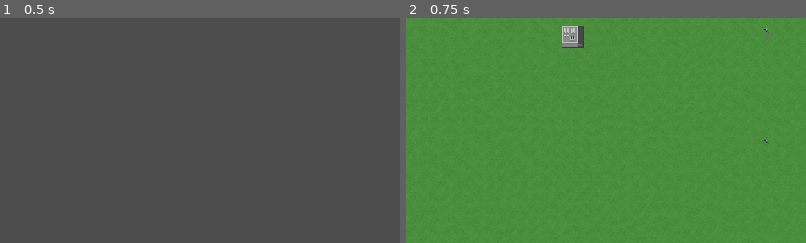
Above: before the commit, frames 1-2 (left to right).
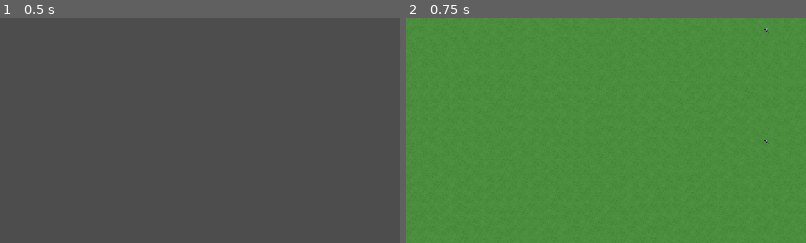
Above: after the commit, the same moments.

Repository: wssuomi/pirate-jam-14
Game: Godot game, scene res://scenes/main_menu.tscn
The game is run twice, just before and just after one commit, with the same random seed, the same clock (stepped at 60 frames per second) and the same inputs.
Inputs:
- Up to frame 1 (0.5 s): no input
- Up to frame 2 (0.75 s): click "Play" at 0.5 s
The pictures show only the part of the screen within x 0-50%, y 35-85%; the shares and areas given below are measured in that part.

Frame 1 is identical in both runs. In frame 2, 0.5% of the frame differs, in the area x 39-45%, y 3-14%.

Commit message:
added building types to tiles

Diff:
--- a/levels/map.csv
+++ b/levels/map.csv
@@ -1,4 +1,4 @@
 0,0,2,0;1,0,0,0;2,0,0,0;3,0,1,0;4,0,3,0;5,0,3,0;6,0,1,0;7,0,0,0;8,0,1,0;9,0,1,0;10,0,0,0;11,0,1,0;12,0,3,0;13,0,0,0;14, …(168328 unchanged characters)…
 
 5,4,4,2;9,4,4,2;11,4,4,2;13,4,4,2;5,5,4,2;9,5,4,2;13,5,4,2;17,5,4,2;20,5,4,2;5,6,4,2;9,6,4,2;11,6,4,2;13,6,4,2;17,6,4,2 …(625 unchanged characters)…
-3,2,0,4;4,2,0,4;5,2,0,4;6,2,0,4;7,2,0,4;8,2,0,4;9,2,0,4;10,2 …(441 unchanged characters)… ;20,12,0,4;21,12,0,4;22,12,0,4;23,12,0,4;14,15,0,7;15,15,1,7;14,16,0,8;15,16,1,8
+3,2,0,4;4,2,0,4;5,2,0,4;6,2,0,4;7,2,0,4;8,2,0,4;9,2,0,4;10,2 …(441 unchanged characters)… ;20,12,0,4;21,12,0,4;22,12,0,4;23,12,0,4
--- a/scripts/Game.gd
+++ b/scripts/Game.gd
@@ -99,14 +99,20 @@
 	return loaded_tiles
 
 func _ready():
+	var pos = Vector2i(int(GRID_WIDTH / 2.),int(GRID_HEIGHT / 2.))
+	var start_factory_pos: Array[Vector2i] = [pos, pos + Vector2i(0,1),pos + Vector2i(1,0),pos + Vector2i(1,1)]
 	preview_atlas.atlas = tiles_texture
 	preview_tile.texture = preview_atlas
 	connect("building_placed",_on_building_placed)
 	tiles = load_map()
+	for n in range(len(start_factory_pos)):
+		tiles[start_factory_pos[n]].building_sprite = building_tiles["factory"][n]
+		tiles[start_factory_pos[n]].building = Buildings.Factory
 	draw_map_tiles()
 	update_labels()
 	spawn_unit(Units.Infantry, Vector2i(32,15))
 	spawn_unit(Units.Infantry, Vector2i(32,25))
+	spawn_unit(Units.Infantry, Vector2i(60,60))
 
 func draw_map_tiles() -> void:
 	for tile in tiles.values():
@@ -149,6 +155,7 @@
 								var tile: Tile = tiles[pos]
 								if check_tile_able_to_build_slab(tiles[pos]):
 									tile.building_sprite = building_tiles["slab"]
+									tile.building= Buildings.Slab
 									emit_signal("building_placed")
 									update_tile(tile)
 							Buildings.LargeSlab:
@@ -160,6 +167,7 @@
 										return
 								for n in range(len(required_tiles_positions)):
 									tiles[required_tiles_positions[n]].building_sprite = building_tiles["large_slab"][n]
+									tiles[required_tiles_positions[n]].building = Buildings.LargeSlab
 									update_tile(tiles[required_tiles_positions[n]])
 								emit_signal("building_placed")
 							Buildings.Factory:
@@ -171,6 +179,7 @@
 										return
 								for n in range(len(required_tiles_positions)):
 									tiles[required_tiles_positions[n]].building_sprite = building_tiles["factory"][n]
+									tiles[required_tiles_positions[n]].building = Buildings.Factory
 									update_tile(tiles[required_tiles_positions[n]])
 								emit_signal("building_placed")
 							Buildings.None:
@@ -479,9 +488,8 @@
 	return neighbors
 
 func is_walkable(tile: Tile):
-	if tile.building_sprite != Vector2i(-1,-1):
-		if not tile.building_sprite in slab_sprites:
-			return false
+	if tile.building != Buildings.Slab and tile.building != Buildings.None:
+		return false
 	for k in units.keys():
 		if k == tile.grid_position:
 			return false
--- a/scripts/Tile.gd
+++ b/scripts/Tile.gd
@@ -1,4 +1,6 @@
 extends TileMap
+
+const Buildings = preload("res://scripts/Game.gd").Buildings
 
 class Tile:
 	var grid_position: Vector2i
@@ -10,8 +12,10 @@
 	var h_cost: int
 	var f_cost: int
 	var parent: Tile
+	var building: Buildings
 	func _init(_grid_position: Vector2i,
 			_ground_sprite: Vector2i,
+			_building: Buildings = Buildings.None,
 			_resource_sprite: Vector2i = Vector2i(-1,-1),
 			_decoration_sprite: Vector2i = Vector2i(-1,-1),
 			_building_sprite: Vector2i = Vector2i(-1,-1)):
